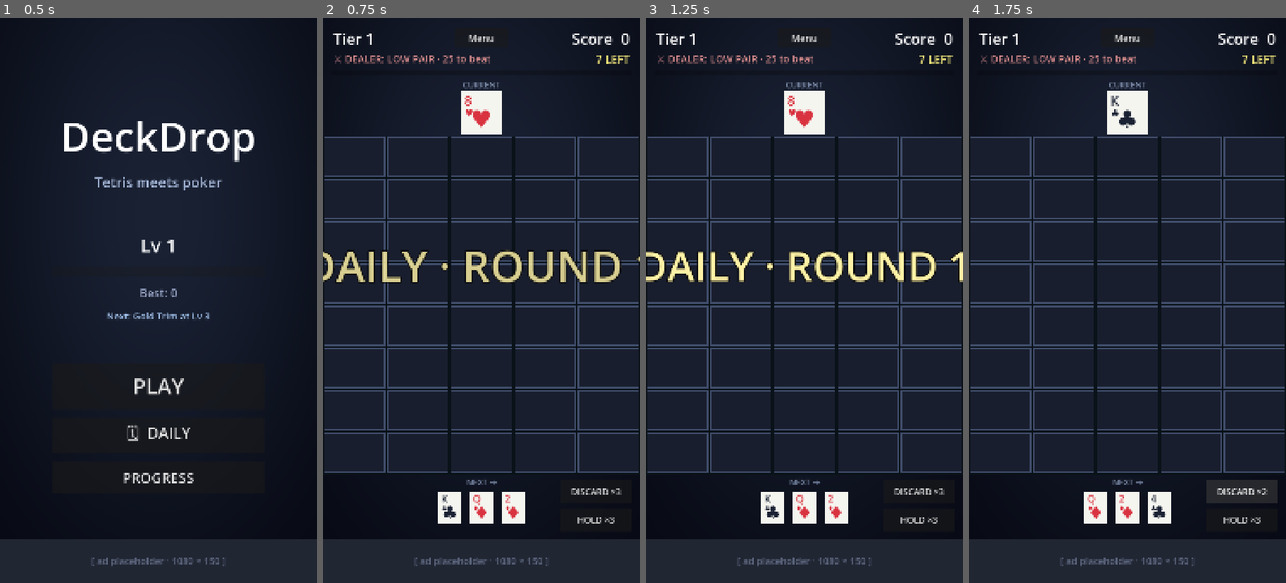
Above: before the commit, frames 1-4 (left to right).
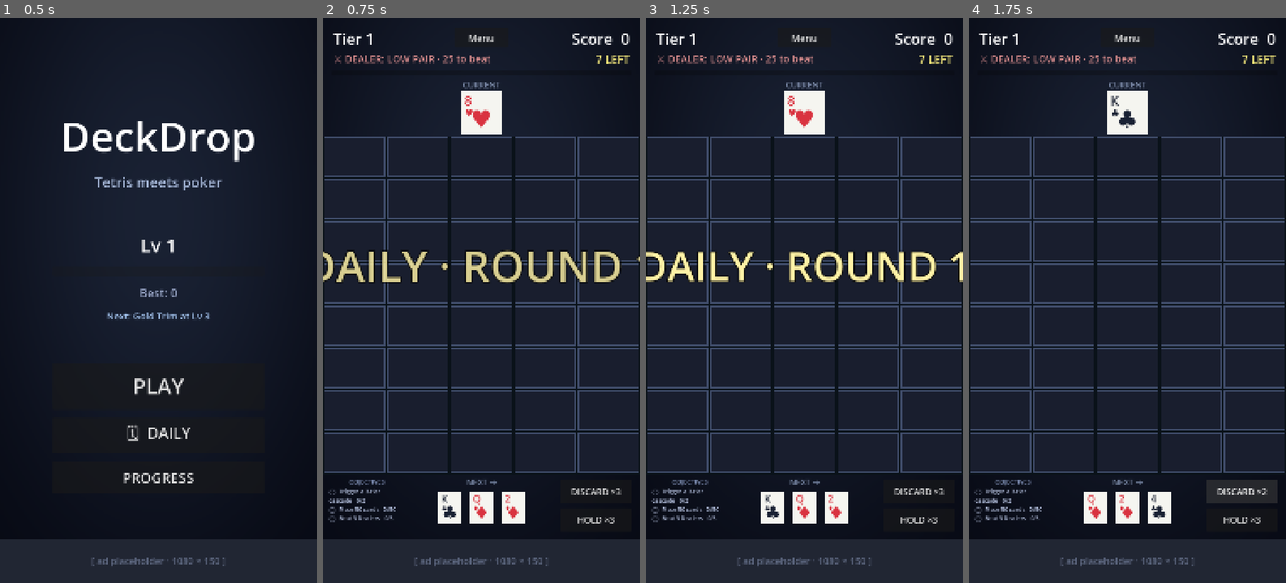
Above: after the commit, the same moments.

Repository: KrisCagle/Godot-CardStack
Game: Godot game, scene res://scenes/Title.tscn
Same seed, same stepped clock (60 frames per second), same inputs: the game is played once before the commit and once after it.
Inputs:
- Up to frame 1 (0.5 s): no input
- Up to frame 2 (0.75 s): click "🗓 DAILY" at 0.5 s
- Up to frame 3 (1.25 s): no input
- Up to frame 4 (1.75 s): click "DISCARD ×3" at 1.25 s

Frame 1 is identical in both runs. In frame 2, 0.4% of the frame differs, in the area x 1-23%, y 81-90%; in frame 3, 0.4%; in frame 4, 0.4%.

Commit message:
Add per-run objectives (3 random goals per run)
New Objectives static class defines a pool of 16 possible goals across
8 event types (hand_count, max_combo, max_cascade, single_hand_score,
dealers_beaten, placements, jokers_placed, bombs_detonated). Examples:
"Score a Flush", "Reach Combo ×10", "Beat 3 Dealers", "Place 50 cards",
"Trigger a 3-tier cascade", "Score 2000 in one hand". Each carries an
XP reward (100-400).

At run start, Objectives.roll_for_run() shuffles the pool and returns
3 random non-duplicates. Game tracks progress + completion per
objective, and game events fire _update_objective at the matching hook
sites:
  - _on_placement_recorded: placements / jokers_placed / bombs_detonated
  - _update_combo_state: max_combo
  - _process_cascades scoring loop: hand_count, single_hand_score, max_cascade
  - _evaluate_round (win branch): dealers_beaten

On completion: SaveData.add_xp fires the reward immediately, "win"
SFX plays, and a green OBJECTIVE popup spans the screen. The XP also
accumulates into _objective_xp_earned for the end-of-run summary.

UI: new ObjectivesContainer in the left column of BottomArea. Title
("OBJECTIVES") plus a VBox that rebuilds three rows per refresh —
"◯ <name> 2/5" for in-progress, "✓ <name>" green for completed.

Game-over panel now shows XP breakdown when bonuses are present:
"+450 XP (+100 first-time, +350 obj 2/3)". When no bonuses: same
"+N XP" line as before.

Diff:
--- a/DeckDrop/scenes/Game.tscn
+++ b/DeckDrop/scenes/Game.tscn
@@ -231,6 +231,25 @@
 text = "HOLD ×3"
 theme_override_font_sizes/font_size = 30
 
+[node name="ObjectivesContainer" type="VBoxContainer" parent="BottomArea"]
+layout_mode = 1
+offset_left = 20.0
+offset_top = 10.0
+offset_right = 280.0
+offset_bottom = 215.0
+theme_override_constants/separation = 4
+
+[node name="ObjectivesTitle" type="Label" parent="BottomArea/ObjectivesContainer"]
+layout_mode = 2
+modulate = Color(0.55, 0.62, 0.78, 1)
+text = "OBJECTIVES"
+horizontal_alignment = 1
+theme_override_font_sizes/font_size = 22
+
+[node name="ObjectivesVBox" type="VBoxContainer" parent="BottomArea/ObjectivesContainer"]
+layout_mode = 2
+theme_override_constants/separation = 2
+
 [node name="AdPlaceholder" type="ColorRect" parent="."]
 layout_mode = 1
 anchors_preset = 12
--- a/DeckDrop/scripts/game.gd
+++ b/DeckDrop/scripts/game.gd
@@ -63,6 +63,7 @@
 @onready var game_over_panel: Control = $GameOverPanel
 @onready var discard_button: Button = $BottomArea/DiscardButton
 @onready var hold_button: Button = $BottomArea/HoldButton
+@onready var objectives_vbox: VBoxContainer = $BottomArea/ObjectivesContainer/ObjectivesVBox
 
 var _deck: Deck
 var _specials_rng: RandomNumberGenerator = null
@@ -90,6 +91,13 @@
 var _discards_remaining: int = DISCARDS_PER_RUN
 var _holds_remaining: int = HOLDS_PER_RUN
 var _held_card: Card = null
+
+# Per-run objectives: 3 random goals from Objectives.POOL. progress + completion
+# tracked here; XP rewarded immediately on completion via SaveData.
+var _objectives: Array = []
+var _objective_progress: Dictionary = {}
+var _objective_completed: Dictionary = {}
+var _objective_xp_earned: int = 0
 
 var _shake_tween: Tween = null
 var _shake_orig: Vector2 = Vector2.ZERO
@@ -141,6 +149,13 @@
 	_discards_remaining = DISCARDS_PER_RUN
 	_holds_remaining = HOLDS_PER_RUN
 	_held_card = null
+	_objectives = Objectives.roll_for_run()
+	_objective_progress = {}
+	_objective_completed = {}
+	for obj in _objectives:
+		_objective_progress[obj.id] = 0
+		_objective_completed[obj.id] = false
+	_objective_xp_earned = 0
 	if _score_tween != null and _score_tween.is_valid():
 		_score_tween.kill()
 	_preview.clear()
@@ -366,13 +381,24 @@
 		"best_hand_name": _best_hand_name,
 		"best_hand_score": _best_hand_score,
 		"is_new_best": is_new_best,
-		"xp_gained": total_xp,
+		"xp_gained": total_xp + _objective_xp_earned,
 		"xp_from_score": xp_from_score,
 		"xp_from_hands": first_time_bonus,
+		"xp_from_objectives": _objective_xp_earned,
 		"previous_level": previous_level,
 		"new_level": SaveData.level,
 		"leveled_up": bool(add_result.get("leveled_up", false)),
+		"objectives_completed": _completed_objective_count(),
+		"objectives_total": _objectives.size(),
 	})
+
+
+func _completed_objective_count() -> int:
+	var n := 0
+	for obj in _objectives:
+		if bool(_objective_completed.get(obj.id, false)):
+			n += 1
+	return n
 
 
 func _today_date() -> String:
@@ -574,6 +600,7 @@
 	_refresh_combo_display()
 	_refresh_dealer_hud()
 	_refresh_actions()
+	_refresh_objectives()
 
 
 func _refresh_actions() -> void:
@@ -586,6 +613,71 @@
 		hold_button.text = "HOLD: %s%s   ×%d" % \
 			[_held_card.rank_label(), _held_card.suit_label(), _holds_remaining]
 	hold_button.disabled = _holds_remaining <= 0 or _game_over
+
+
+# Rebuilds the objectives display from the current progress/completion state.
+# Called from _refresh and from _update_objective when something changed.
+func _refresh_objectives() -> void:
+	if objectives_vbox == null:
+		return
+	for c in objectives_vbox.get_children():
+		c.queue_free()
+	for obj in _objectives:
+		var progress: int = int(_objective_progress.get(obj.id, 0))
+		var target: int = int(obj.target)
+		var done: bool = bool(_objective_completed.get(obj.id, false))
+		var row := Label.new()
+		row.add_theme_font_size_override("font_size", 20)
+		if done:
+			row.text = "✓  %s" % String(obj.name)
+			row.modulate = Color(0.50, 1.00, 0.65)
+		else:
+			row.text = "◯  %s   %d/%d" % [String(obj.name), progress, target]
+			row.modulate = Color(0.75, 0.80, 0.92)
+		row.autowrap_mode = TextServer.AUTOWRAP_WORD_SMART
+		objectives_vbox.add_child(row)
+
+
+# Updates objective progress for an event. event_type matches obj.type; for
+# hand_count, hand_name must also match obj.target_name. Increment types add
+# `value`; max types take max(current, value).
+func _update_objective(event_type: String, value: int = 1, hand_name: String = "") -> void:
+	if _game_over:
+		return
+	var any_updated := false
+	for obj in _objectives:
+		if bool(_objective_completed.get(obj.id, false)):
+			continue
+		if String(obj.type) != event_type:
+			continue
+		if event_type == "hand_count":
+			if String(obj.get("target_name", "")) != hand_name:
+				continue
+		var current: int = int(_objective_progress.get(obj.id, 0))
+		var new_value: int = current
+		if event_type == "max_combo" or event_type == "max_cascade" or event_type == "single_hand_score":
+			new_value = maxi(current, value)
+		else:
+			new_value = current + value
+		if new_value == current:
+			continue
+		_objective_progress[obj.id] = new_value
+		any_updated = true
+		if new_value >= int(obj.target):
+			_objective_completed[obj.id] = true
+			_on_objective_complete(obj)
+	if any_updated:
+		_refresh_objectives()
+
+
+func _on_objective_complete(obj: Dictionary) -> void:
+	var xp_reward: int = int(obj.xp)
+	SaveData.add_xp(xp_reward)
+	_objective_xp_earned += xp_reward
+	print("[obj] complete: %s (+%d XP)" % [obj.name, xp_reward])
+	Sfx.play("win")
+	_spawn_dealer_popup("OBJECTIVE!  %s  +%d" % [String(obj.name).to_upper(), xp_reward],
+		Color(0.85, 1.00, 0.65))
 
 
 func _refresh_score() -> void:
--- a/DeckDrop/scripts/game_over_panel.gd
+++ b/DeckDrop/scripts/game_over_panel.gd
@@ -49,10 +49,18 @@
 
 	var xp_gained: int = int(data.get("xp_gained", 0))
 	var xp_from_hands: int = int(data.get("xp_from_hands", 0))
+	var xp_from_objectives: int = int(data.get("xp_from_objectives", 0))
+	var objectives_completed: int = int(data.get("objectives_completed", 0))
+	var objectives_total: int = int(data.get("objectives_total", 0))
+	var bonus_parts: Array = []
 	if xp_from_hands > 0:
-		xp_label.text = "+%d XP   (+%d first-time bonus)" % [xp_gained, xp_from_hands]
+		bonus_parts.append("+%d first-time" % xp_from_hands)
+	if xp_from_objectives > 0:
+		bonus_parts.append("+%d obj %d/%d" % [xp_from_objectives, objectives_completed, objectives_total])
+	if bonus_parts.is_empty():
+		xp_label.text = "+%d XP" % xp_gained
 	else:
-		xp_label.text = "+%d XP" % xp_gained
+		xp_label.text = "+%d XP   (%s)" % [xp_gained, ", ".join(bonus_parts)]
 
 	var leveled_up: bool = bool(data.get("leveled_up", false))
 	var prev: int = int(data.get("previous_level", 0))
--- /dev/null
+++ b/DeckDrop/scripts/objectives.gd
@@ -0,0 +1,40 @@
+class_name Objectives
+extends RefCounted
+## Per-run objectives. Roll 3 random at run start; each one tracks against a
+## game event type and pays out bonus XP when its target is met.
+##
+## Event types consumed by game.gd._update_objective:
+##   hand_count        — match `target_name` to scored hand name; +1 per
+##   max_combo         — track highest combo reached
+##   max_cascade       — track highest cascade tier reached
+##   single_hand_score — track highest single scoring earn this run
+##   dealers_beaten    — +1 per dealer beat
+##   placements        — +1 per card placed
+##   jokers_placed     — +1 per Joker placed
+##   bombs_detonated   — +1 per Bomb detonated
+
+const POOL := [
+	{"id": "flush_one",      "name": "Score a Flush",            "type": "hand_count", "target_name": "Flush",            "target": 1,    "xp": 100},
+	{"id": "flush_three",    "name": "Score 3 Flushes",          "type": "hand_count", "target_name": "Flush",            "target": 3,    "xp": 250},
+	{"id": "straight_one",   "name": "Score a Straight",         "type": "hand_count", "target_name": "Straight",         "target": 1,    "xp": 100},
+	{"id": "full_house_one", "name": "Score a Full House",       "type": "hand_count", "target_name": "Full House",       "target": 1,    "xp": 200},
+	{"id": "quads_one",      "name": "Score Four of a Kind",     "type": "hand_count", "target_name": "Four of a Kind",   "target": 1,    "xp": 300},
+	{"id": "trips_three",    "name": "Score 3 Trips",            "type": "hand_count", "target_name": "Three of a Kind",  "target": 3,    "xp": 200},
+	{"id": "combo_5",        "name": "Reach Combo ×5",           "type": "max_combo",                                     "target": 5,    "xp": 150},
+	{"id": "combo_10",       "name": "Reach Combo ×10",          "type": "max_combo",                                     "target": 10,   "xp": 300},
+	{"id": "dealers_3",      "name": "Beat 3 Dealers",           "type": "dealers_beaten",                                "target": 3,    "xp": 200},
+	{"id": "dealers_5",      "name": "Beat 5 Dealers",           "type": "dealers_beaten",                                "target": 5,    "xp": 400},
+	{"id": "score_2000",     "name": "Score 2000 in one hand",   "type": "single_hand_score",                             "target": 2000, "xp": 250},
+	{"id": "place_30",       "name": "Place 30 cards",           "type": "placements",                                    "target": 30,   "xp": 100},
+	{"id": "place_50",       "name": "Place 50 cards",           "type": "placements",                                    "target": 50,   "xp": 200},
+	{"id": "joker_use",      "name": "Place a Joker",            "type": "jokers_placed",                                 "target": 1,    "xp": 100},
+	{"id": "bomb_use",       "name": "Detonate a Bomb",          "type": "bombs_detonated",                               "target": 1,    "xp": 100},
+	{"id": "cascade_3",      "name": "Trigger a 3-tier cascade", "type": "max_cascade",                                   "target": 3,    "xp": 250},
+]
+
+
+# Returns 3 random non-duplicate objectives from POOL.
+static func roll_for_run() -> Array:
+	var pool := POOL.duplicate(true)
+	pool.shuffle()
+	return pool.slice(0, 3)
